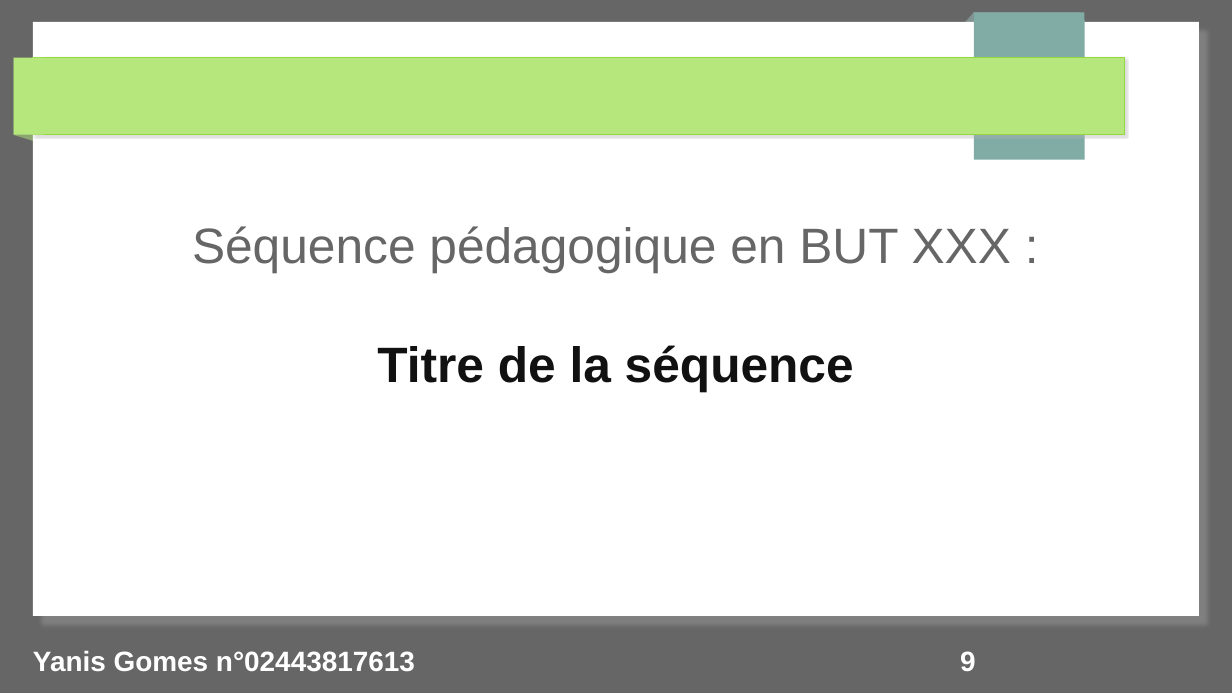
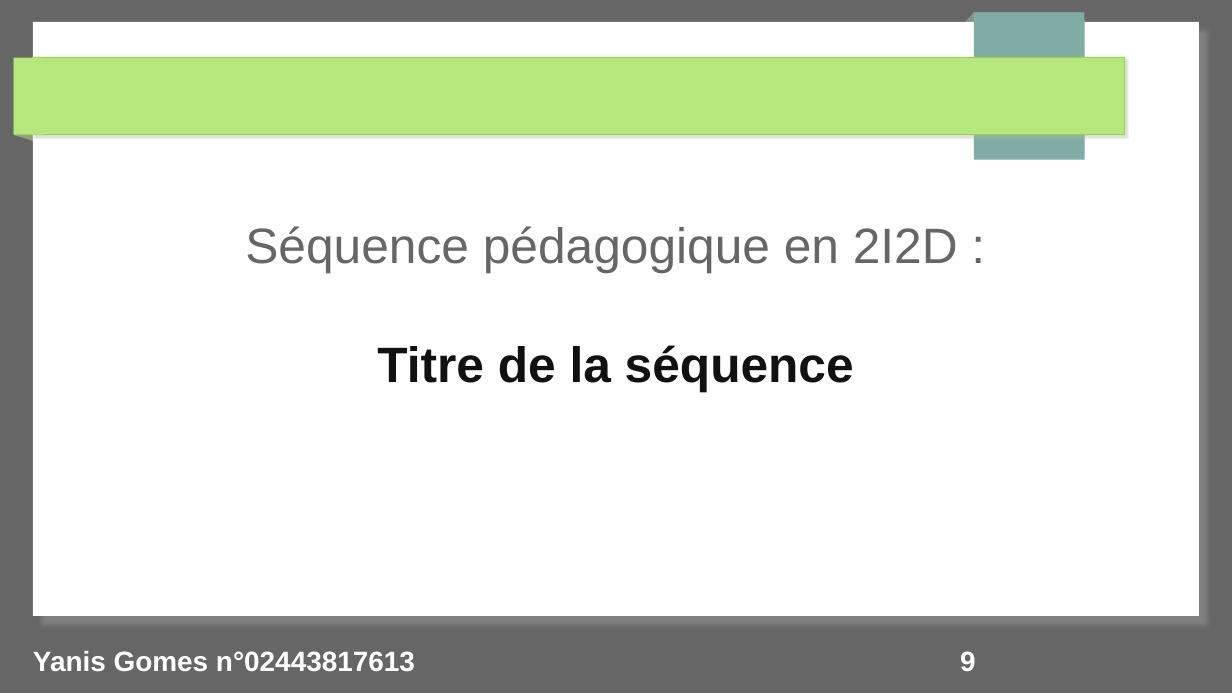
Before and after one commit to yanisgomes/agregation-sii-info, a slide deck: slide 9 of STI2D/YANIS_GOMES_2I2D_02443817613.odp. Drawn at 1232x693 pixels with LibreOffice and Linux fonts; fonts in the diff are those of the drawing. Boxes give left, top, right and bottom in pixels: in the first picture for what was removed or moved away, otherwise in the second. Text is boxed around its words. In the diff, an @@ line names an element or a change of style, - is before the commit and + after.

```diff
--- a/STI2D/YANIS_GOMES_2I2D_02443817613.odp
+++ b/STI2D/YANIS_GOMES_2I2D_02443817613.odp
@@ subtitle at <box>245,226,958,272</box>: text changed @@
-Séquence pédagogique en BUT XXX :
+Séquence pédagogique en 2I2D :
```
Also in this commit, not shown: 1 other slide changed, 1 other file.
